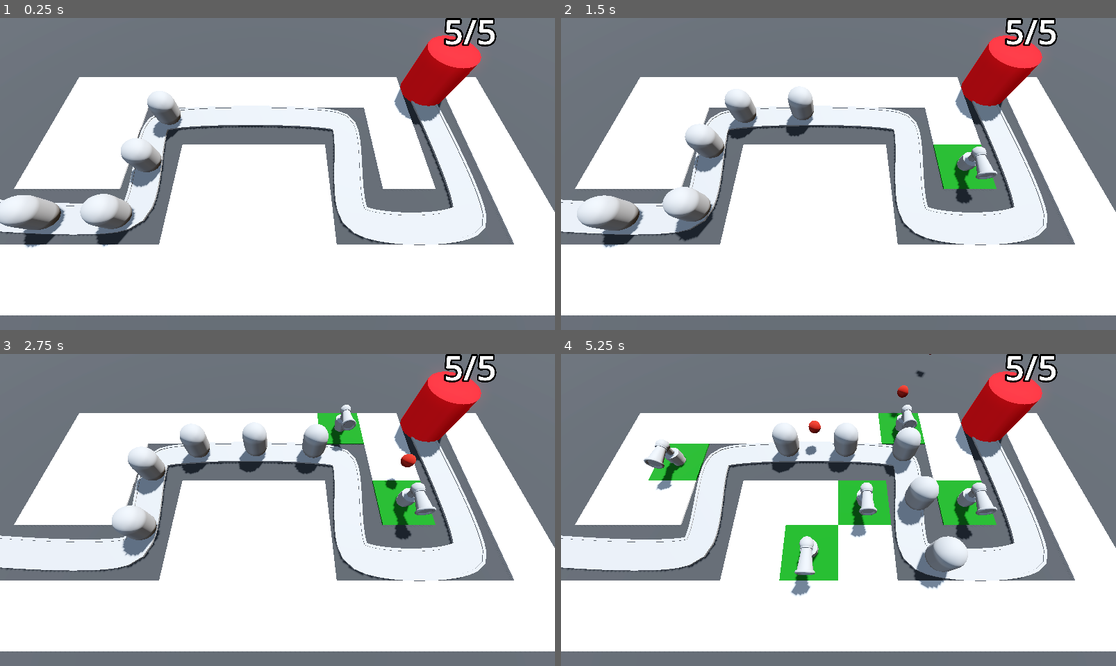
Above: before the commit, frames 1-4 (two rows, left to right).
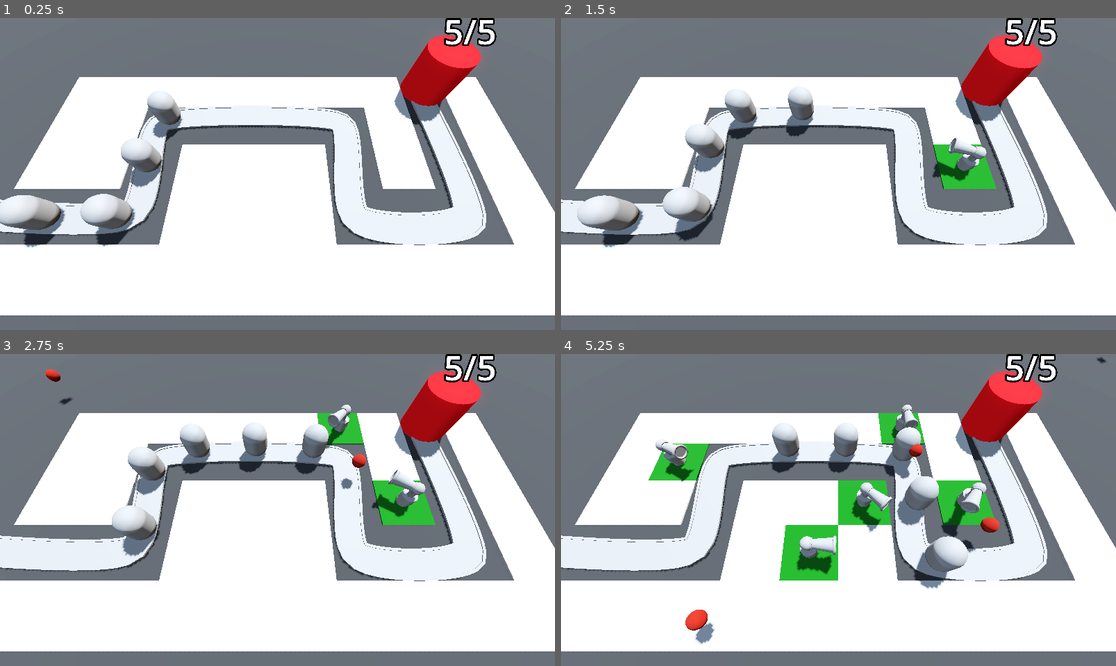
Above: after the commit, the same moments.

Repository: Tildozer/barbarianBlaster
Game: Godot game, scene res://scenes/levels/base_level.tscn
The game is run twice, just before and just after one commit, with the same random seed, the same clock (stepped at 60 frames per second) and the same inputs.
Inputs (mouse positions are in pixels of both pictures, inside the frame that each line leads up to):
- Up to frame 1 (0.25 s): no input
- Up to frame 2 (1.5 s): move the mouse to (960, 158) at 0.52 s; click (960, 158) at 0.6 s; move the mouse to (727, 189) at 1.27 s; click (727, 189) at 1.35 s
- Up to frame 3 (2.75 s): move the mouse to (333, 441) at 2.02 s; click (333, 441) at 2.1 s
- Up to frame 4 (5.25 s): move the mouse to (810, 572) at 2.77 s; click (810, 572) at 2.85 s; move the mouse to (1005, 556) at 3.52 s; click (1005, 556) at 3.6 s; move the mouse to (672, 463) at 4.27 s; click (672, 463) at 4.35 s; move the mouse to (866, 510) at 5.02 s; click (866, 510) at 5.1 s

The runs differ from the first frame. In frame 2, 0.7% of the frame differs, in the area x 66-79%, y 38-60%; in frame 3, 1.3%; in frame 4, 3.4%, in the area x 14-99%, y 0-94%.

Commit message:
turrets now look and shoot at first enemy

Diff:
--- a/scenes/levels/base_level.tscn
+++ b/scenes/levels/base_level.tscn
@@ -85,7 +85,7 @@
 transform = Transform3D(-0.0022346, 0, -0.99999, 0, 1, 0, 0.99999, 0, -0.0022346, -22.2142, 0, 5.8103)
 
 [node name="enemy2" parent="Path3D" instance=ExtResource("3_o1chu")]
-transform = Transform3D(-0.0519944, 0, -0.998639, 0, 1, 0, 0.998639, 0, -0.0519944, -17.227, 0, 6.16267)
+transform = Transform3D(-0.0519944, 0, -0.998638, 0, 1, 0, 0.998638, 0, -0.0519944, -17.227, 0, 6.16267)
 progress = 5.0
 
 [node name="enemy3" parent="Path3D" instance=ExtResource("3_o1chu")]
@@ -103,6 +103,7 @@
 [node name="base" parent="." instance=ExtResource("4_wwrw0")]
 transform = Transform3D(1, 0, 0, 0, 1, 0, 0, 0, 1, 14.0006, 0, -6.15938)
 
-[node name="turret_manager" type="Node3D" parent="."]
+[node name="turret_manager" type="Node3D" parent="." node_paths=PackedStringArray("enemy_path")]
 script = ExtResource("6_h4ce7")
 turret = ExtResource("7_53c65")
+enemy_path = NodePath("../Path3D")
--- a/scripts/turret.gd
+++ b/scripts/turret.gd
@@ -2,9 +2,16 @@
 
 @export var projectile: PackedScene
 
+var enemy_path: Path3D
+
 @onready var barrel = $turret_base/barrel_base/barrel
 
+func _physics_process(_delta: float) -> void:
+	var enemy = enemy_path.get_children().back()
+	look_at(enemy.global_position, Vector3.UP, true)
+
 func _on_timer_timeout() -> void:
-    var shot = projectile.instantiate()
-    add_child(shot)
-    shot.global_position = barrel.global_position
+	var shot = projectile.instantiate()
+	add_child(shot)
+	shot.global_position = barrel.global_position
+	shot.direction = global_transform.basis.z
--- a/scripts/turret_manager.gd
+++ b/scripts/turret_manager.gd
@@ -1,8 +1,10 @@
 extends Node3D
 
 @export var turret: PackedScene
+@export var enemy_path: Path3D
 
 func build_turret(turret_position: Vector3) -> void:
 	var new_turret = turret.instantiate()
 	add_child(new_turret)
 	new_turret.global_position = turret_position
+	new_turret.enemy_path = enemy_path
